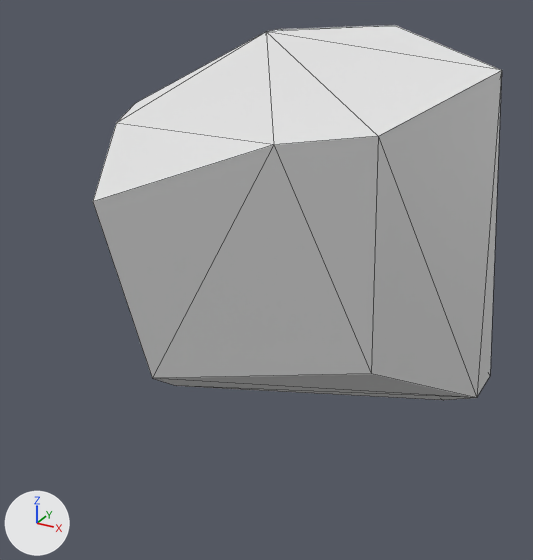
An edit to the OBJ model assets/pieces/daikon_train/daikon_0057.obj, drawn before and after from the same camera.
Before and after are seen from a 50 mm lens placed at (0.0222, -0.0459, 0.0184), pointed at (-0.0014, -0.0028, -0.0031). Arrows for +X, +Y and +Z are at lower left; the lights stay in place. The first picture is the older version. Mesh edges are drawn as thin lines. Where no turn or scale is listed for an object, it has been applied to the vertices.

The first picture shows 'daikon_0057'.
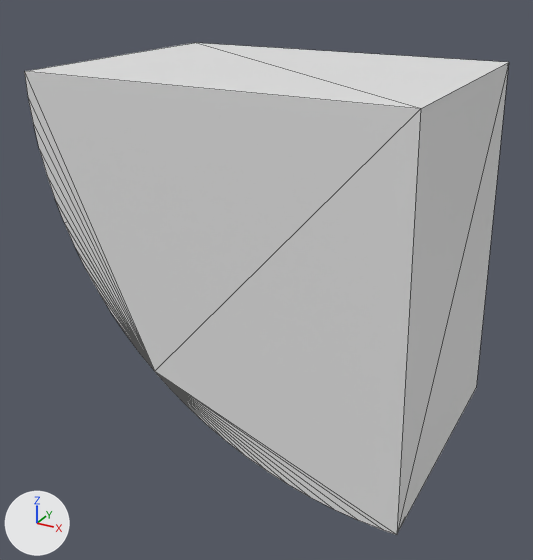
Where the change shows, as pixel boxes (x1, y1, x2, y2) in the pictures (533 x 560 px):
```json
{"object": "daikon_0057", "change": "reshaped", "before": [93, 25, 502, 400], "after": [24, 43, 509, 535], "on screen": "19% wider, 31% taller"}
```

Edits to the scene script, one JSON object a line:
```json
{"block": "me_daikon_0057", "where": "# used by ob_daikon_0057; location = (0.0, 0.0, 0.0)"}
{"op": "remove", "block": "me_daikon_0057", "code": "me_daikon_0057.from_pydata(...)  # 20 vertices, 36 faces; spans x -0.013..0.0139, y -0.0125..0.0096, z -0.0144..0.014"}
{"op": "add", "block": "me_daikon_0057", "code": "me_daikon_0057.from_pydata(...)  # 54 vertices, 104 faces; spans x -0.0156..0.0119, y -0.0099..0.0099, z -0.0153..0.0115"}
{"block": "me_daikon_0057", "change": "me_daikon_0057 part 1: the whole mesh is rebuilt"}
```
